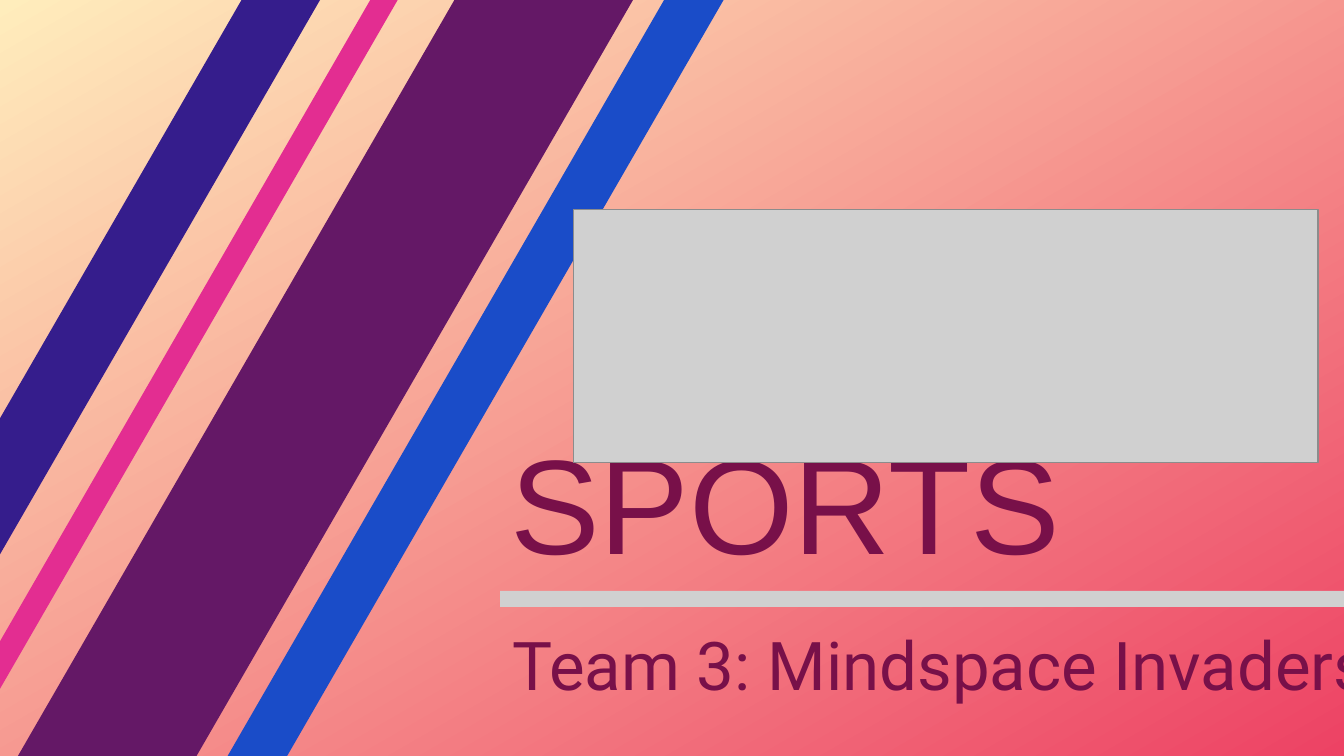
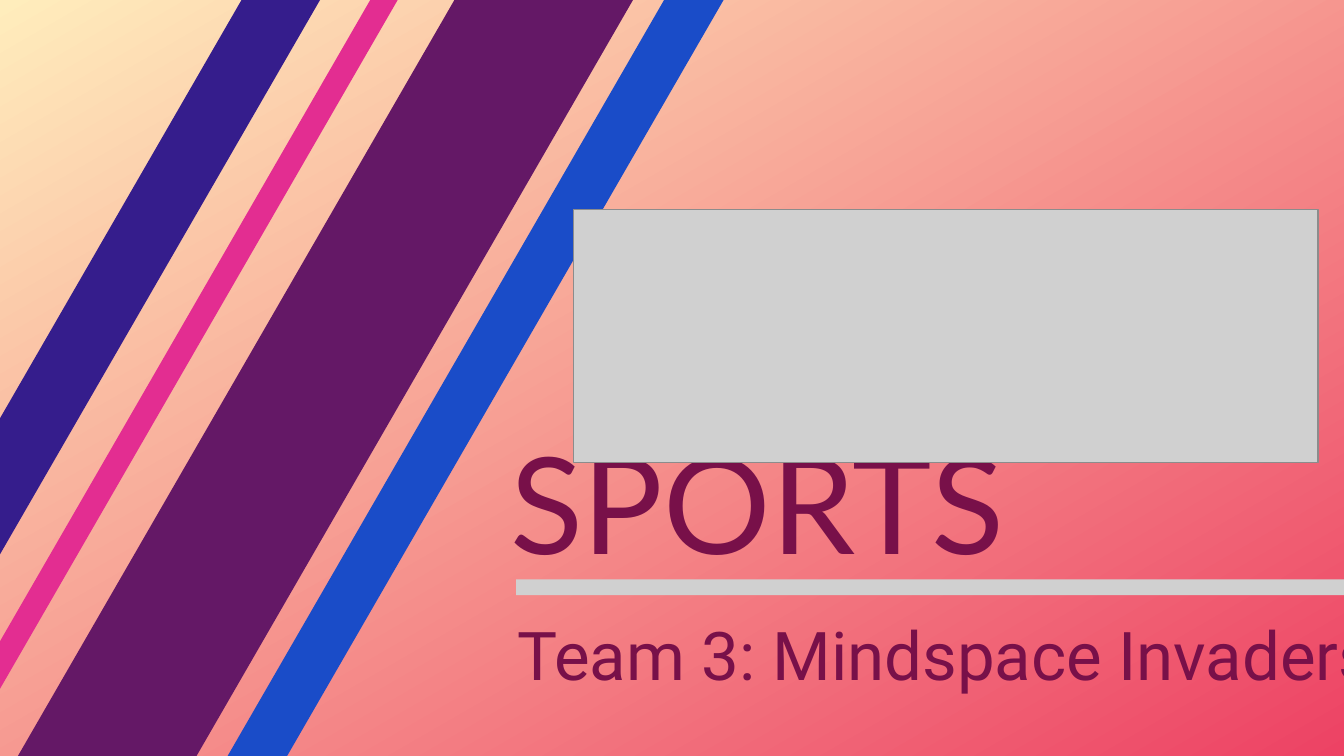
Before and after one commit to Bharatthsandheep/MP, a slide deck: slide 1 of Sports.pptx. Drawn at 1344x756 pixels with LibreOffice and Linux fonts; fonts in the diff are those of the drawing; grey boxes stand for pictures. Boxes give left, top, right and bottom in pixels: in the first picture for what was removed or moved away, otherwise in the second. Text is boxed around its words. In the diff, an @@ line names an element or a change of style, - is before the commit and + after.

```diff
--- a/Sports.pptx
+++ b/Sports.pptx
@@ text "SPORTS": place and size @@
-text "SPORTS" at <box>510,448,1060,556</box>
+text "SPORTS" at <box>510,438,1004,555</box>
@@ text "SPORTS" at <box>510,438,1004,555</box>: font Arial to Lato @@
@@ text "Team 3: Mindspace Invaders" rewrapped from <box>512,639,1344,704</box> to <box>517,629,1344,694</box> @@
@@ picture: place and size @@
-picture at <box>500,591,1344,607</box>
+picture at <box>516,580,1344,596</box>
```
Also in this commit, not shown: 2 other slides changed, 2 slides added, 1 slide removed.
